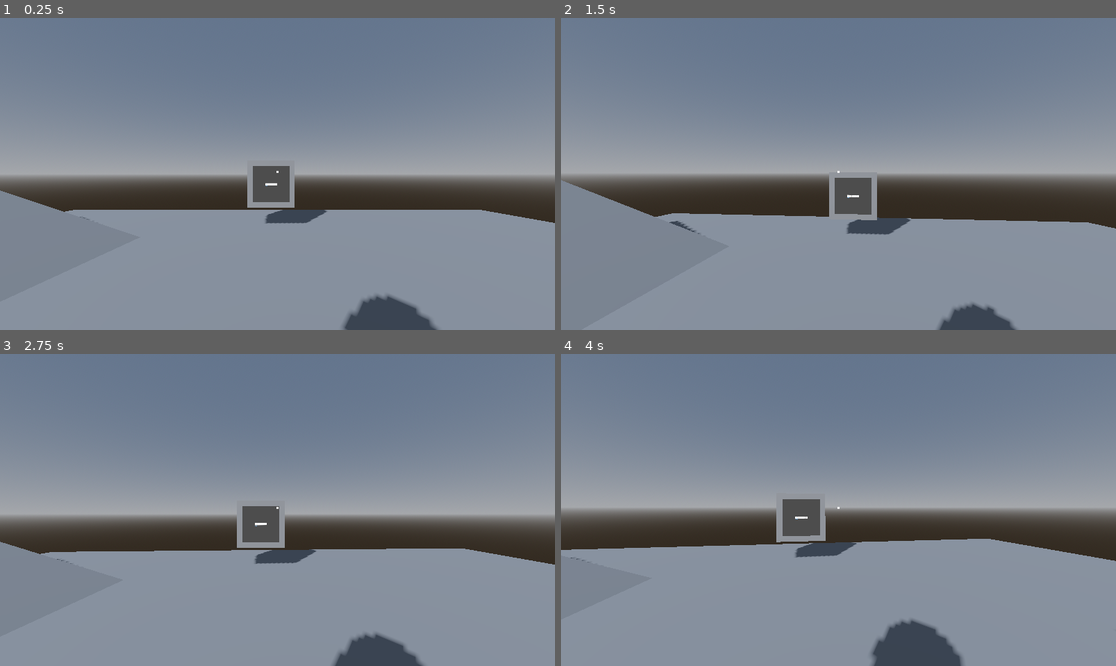
Above: before the commit, frames 1-4 (two rows, left to right).
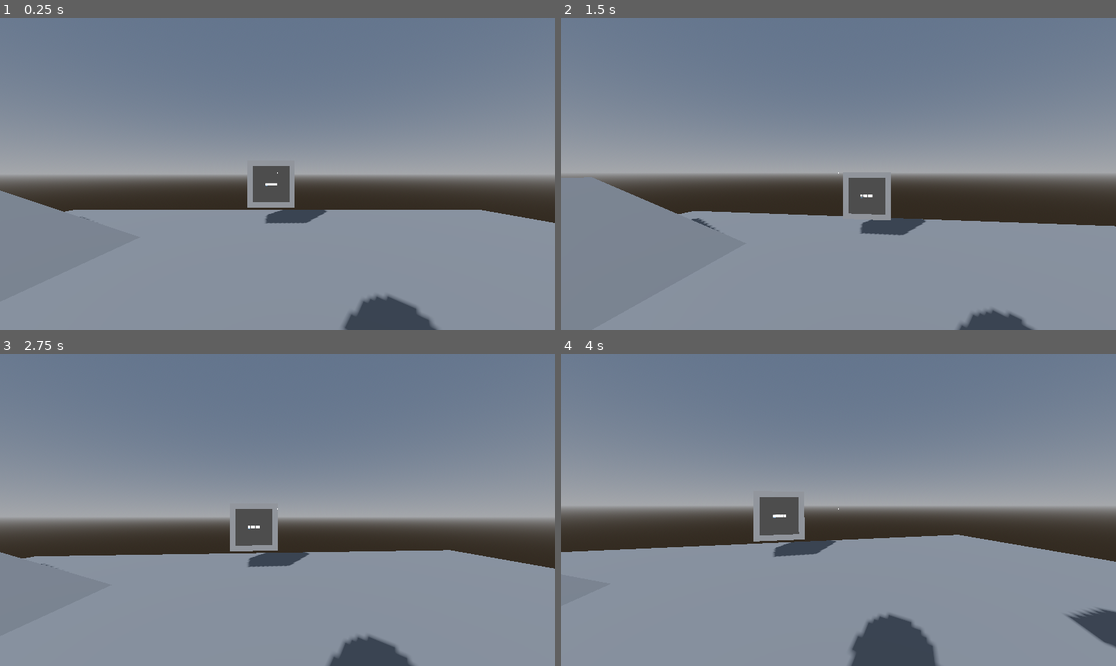
Above: after the commit, the same moments.

Repository: Martiriak/brackeys-feb-2026
Game: Godot game, scene res://levels/tv-hub/test_tv.tscn
Two runs of this game, one before a commit and one after it. Both use one fixed random seed, a clock stepped at 60 frames per second and the inputs below. The engine's default icon, where the game draws it, is replaced by a stand-in: a white triangle on a blue panel in a dark square.
Inputs (mouse positions are in pixels of both pictures, inside the frame that each line leads up to):
- Up to frame 1 (0.25 s): no input
- Up to frame 2 (1.5 s): tap Enter (ui_accept) at 0.5 s; move the mouse to (866, 174) at 0.52 s; hold Enter (ui_accept) 0.53-1.28 s; hold Up (ui_up) from 0.53 s (still down); tap Space (jump) at 0.77 s; move the mouse to (810, 174) at 1.27 s; tap E (interact) at 1.35 s
- Up to frame 3 (2.75 s): keep holding Up (ui_up); tap Space (jump) at 1.52 s; tap Enter (ui_accept) at 1.55, 2, 2.3 s; move the mouse to (288, 503) at 2.02 s; hold Shift (run) from 2.03 s (still down)
- Up to frame 4 (4 s): keep holding Up (ui_up); tap Enter (ui_accept) at 2.75, 2.85 s; move the mouse to (832, 516) at 2.77 s; release Shift (run) at 2.78 s; tap Space (jump) at 3.02, 3.77 s; move the mouse to (877, 513) at 3.52 s; hold Enter (ui_accept) from 3.53 s (still down)

The runs differ from the first frame. In frame 1, less than 0.1% of the frame differs, in the area x 49-51%, y 48-50%; in frame 2, 2.9%; in frame 3, 3.7%; in frame 4, 4.3%, in the area x 0-100%, y 45-100%.

Commit message:
little fix for confirm

Diff:
--- a/assets/keepable_object.tscn
+++ b/assets/keepable_object.tscn
@@ -1,7 +1,7 @@
 [gd_scene format=3 uid="uid://c1f73ce5sd3bl"]
 
 [ext_resource type="Script" uid="uid://ddjl1pstf0k4n" path="res://scripts/keepable_object.gd" id="1_6racp"]
-[ext_resource type="Shader" uid="uid://bgdcjagv3pmhn" path="res://assets/keepable_object.gdshader" id="2_kpen4"]
+[ext_resource type="Shader" uid="uid://bgdcjagv3pmhn" path="res://assets/shaders/keepable_object.gdshader" id="2_kpen4"]
 
 [sub_resource type="BoxShape3D" id="BoxShape3D_6racp"]
 
--- /dev/null
+++ b/assets/shaders/psx_camera_shader.gdshader
@@ -0,0 +1,80 @@
+shader_type spatial;
+render_mode cull_disabled, unshaded;
+uniform sampler2D depth_texture : source_color, hint_depth_texture;
+uniform sampler2D screen_texture : source_color, hint_screen_texture, repeat_disable, filter_nearest;
+
+uniform bool enable_fog = true;
+uniform vec3 fog_color : source_color;
+uniform vec3 noise_color : source_color;
+uniform float fog_distance : hint_range(1, 6000) = 100;
+uniform float fog_fade_range : hint_range(1, 6000) = 50;
+uniform bool enable_noise = true;
+uniform float noise_time_fac : hint_range(0.1, 10) = 4;
+uniform bool enable_color_limitation = true;
+uniform int color_levels : hint_range(2, 256) = 32;
+uniform bool enable_dithering = true;
+uniform float dither_strength : hint_range(0.0, 1.0) = 0.3;
+
+float hashOld12(vec2 p){
+	return fract(sin(dot(p, vec2(12.9898, 78.233))) * 43758.5453 + (TIME / noise_time_fac)) ;
+}
+
+vec3 color_mix(vec3 a, vec3 b, float f ){
+	f = clamp(abs(f), 0,1);
+	float invf = 1.0 - f;
+	return (a*f) + (b*invf);
+}
+
+vec3 quantize_color(vec3 color, int levels) {
+    float quantizer = float(levels - 1);
+    return floor(color * quantizer + 0.5) / quantizer;
+}
+
+float dither(vec2 position, float brightness) {
+    int x = int(mod(position.x, 4.0));
+    int y = int(mod(position.y, 4.0));
+    int index = x + y * 4;
+    float dithering[16] = float[](
+        0.0, 0.5, 0.125, 0.625,
+        0.75, 0.25, 0.875, 0.375,
+        0.1875, 0.6875, 0.0625, 0.5625,
+        0.9375, 0.4375, 1.0, 0.8125
+    );
+    float threshold = dithering[index];
+    return brightness < threshold ? 0.0 : 1.0;
+}
+
+void vertex() {
+  POSITION = vec4(VERTEX.xy, 1.0, 1.0);
+}
+
+void fragment(){
+	vec3 screen_color = texture(screen_texture, SCREEN_UV).rgb;
+	vec2 screen_coords = SCREEN_UV * 2.0 - 1.0;
+	float depth = texture(depth_texture, SCREEN_UV).x;
+	vec3 ndc = vec3(screen_coords, depth);
+
+	vec4 view = INV_PROJECTION_MATRIX * vec4(ndc, 1.0);
+	view.xyz /= view.w;
+
+	float linear_depth = -view.z;
+	float depth_mask_inv = clamp((linear_depth - (fog_distance - fog_fade_range)) / fog_fade_range, 0.0, 1.0);
+	vec3 final_color = screen_color;
+
+	if (enable_noise){
+		vec3 twocolornoise = color_mix(fog_color, noise_color, hashOld12(screen_coords));
+		final_color = color_mix(twocolornoise, final_color, depth_mask_inv);
+	}
+	if (enable_fog){
+		final_color = color_mix(fog_color, final_color, depth_mask_inv);
+	}
+	if (enable_color_limitation){
+		final_color = quantize_color(final_color, color_levels);
+	}
+	if (enable_dithering){
+		float brightness = dot(final_color, vec3(0.3, 0.59, 0.11));
+		brightness += dither_strength * (dither(FRAGCOORD.xy, brightness) - 0.5);
+		final_color *= (1.0 + dither_strength * (dither(FRAGCOORD.xy, brightness) - 0.5));
+	}
+	ALBEDO = final_color;
+}
--- a/project.godot
+++ b/project.godot
@@ -26,6 +26,11 @@
 [debug]
 
 gdscript/warnings/untyped_declaration=1
+
+[display]
+
+window/size/viewport_width=1920
+window/size/viewport_height=1080
 
 [input]
 
@@ -99,6 +104,11 @@
 "events": [Object(InputEventKey,"resource_local_to_scene":false,"resource_name":"","device":-1,"window_id":0,"alt_press …(192 unchanged characters)…
 ]
 }
+confirm={
+"deadzone": 0.2,
+"events": [Object(InputEventKey,"resource_local_to_scene":false,"resource_name":"","device":-1,"window_id":0,"alt_pressed":false,"shift_pressed":false,"ctrl_pressed":false,"meta_pressed":false,"pressed":false,"keycode":0,"physical_keycode":4194309,"key_label":0,"unicode":0,"location":0,"echo":false,"script":null)
+]
+}
 
 [physics]
 
--- a/scripts/autoloads/game_manager.gd
+++ b/scripts/autoloads/game_manager.gd
@@ -1,5 +1,6 @@
 extends Node
 
+var player_ref:Player
 
 func _ready() -> void:
 	pass
--- a/scripts/player.gd
+++ b/scripts/player.gd
@@ -96,6 +96,7 @@
 
 	look_at.target_position.z = - lookat_distance
 
+	GameManager.player_ref = self
 	can_place_material.albedo_color = Color(0, 1, 0, 0.5)
 	cannot_place_material.albedo_color = Color(1, 0, 0, 0.5)
 	ObjNameUI = NodePath(str(ObjNameUISceneParent) + "/AimPoint")
--- a/scripts/tv-hub/tv_screen.gd
+++ b/scripts/tv-hub/tv_screen.gd
@@ -47,23 +47,24 @@
 
 
 func _gui_input(event: InputEvent) -> void:
-	if event.is_action_pressed("ui_accept"):
-		accept_current_code()
+	if GameManager.player_ref and GameManager.player_ref._locked:
+		if event.is_action_pressed("ui_accept"):
+			accept_current_code()
 
-	elif event.is_action_pressed("ui_left"):
-		set_active_slot((_active_slot - 1) % _slots.size())
+		elif event.is_action_pressed("ui_left"):
+			set_active_slot((_active_slot - 1) % _slots.size())
 
-	elif event.is_action_pressed("ui_right"):
-		set_active_slot((_active_slot + 1) % _slots.size())
+		elif event.is_action_pressed("ui_right"):
+			set_active_slot((_active_slot + 1) % _slots.size())
 
-	elif event.is_action_pressed("ui_up"):
-		_symbols_for_slots[_active_slot] = (_symbols_for_slots[_active_slot] + 1) % symbols.size()
-		_slots[_active_slot].texture = symbols[_symbols_for_slots[_active_slot]]
-	elif event.is_action_pressed("ui_down"):
-		_symbols_for_slots[_active_slot] -= 1
-		if _symbols_for_slots[_active_slot] < 0:
-			_symbols_for_slots[_active_slot] = symbols.size() - 1
-		_slots[_active_slot].texture = symbols[_symbols_for_slots[_active_slot]]
+		elif event.is_action_pressed("ui_up"):
+			_symbols_for_slots[_active_slot] = (_symbols_for_slots[_active_slot] + 1) % symbols.size()
+			_slots[_active_slot].texture = symbols[_symbols_for_slots[_active_slot]]
+		elif event.is_action_pressed("ui_down"):
+			_symbols_for_slots[_active_slot] -= 1
+			if _symbols_for_slots[_active_slot] < 0:
+				_symbols_for_slots[_active_slot] = symbols.size() - 1
+			_slots[_active_slot].texture = symbols[_symbols_for_slots[_active_slot]]
 
 
 func _ready() -> void:
Renamed: assets/keepable_object.gdshader -> assets/shaders/keepable_object.gdshader
Renamed: assets/keepable_object.gdshader.uid -> assets/shaders/keepable_object.gdshader.uid
Not shown, added: assets/shaders/psx_camera_shader.gdshader.uid
